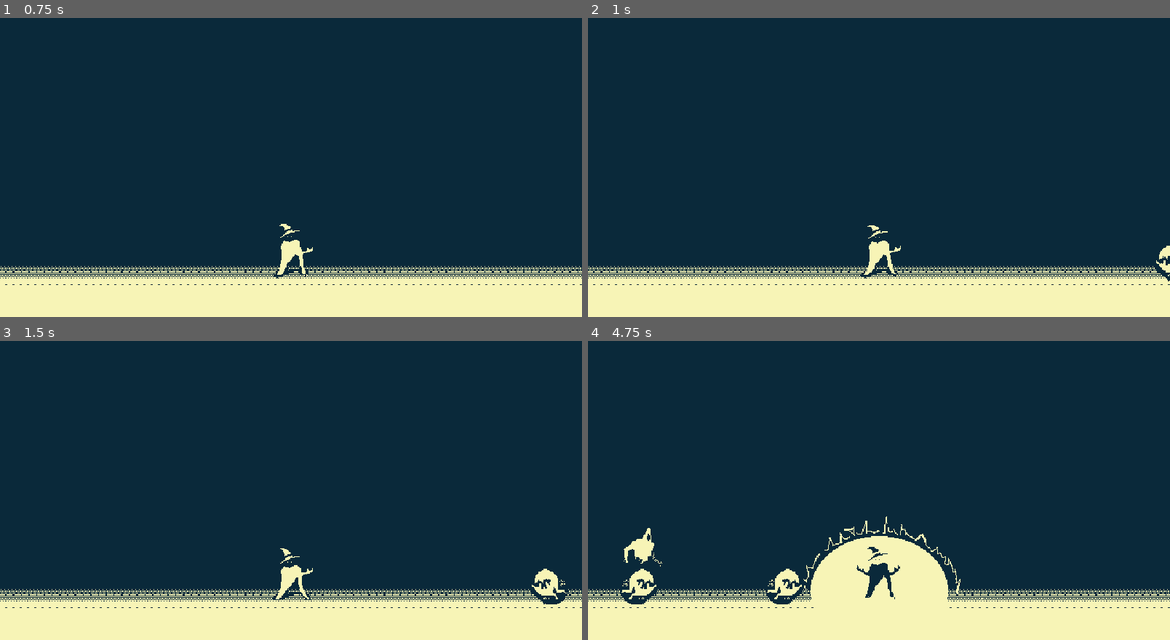
Above: before the commit, frames 1-4 (two rows, left to right).
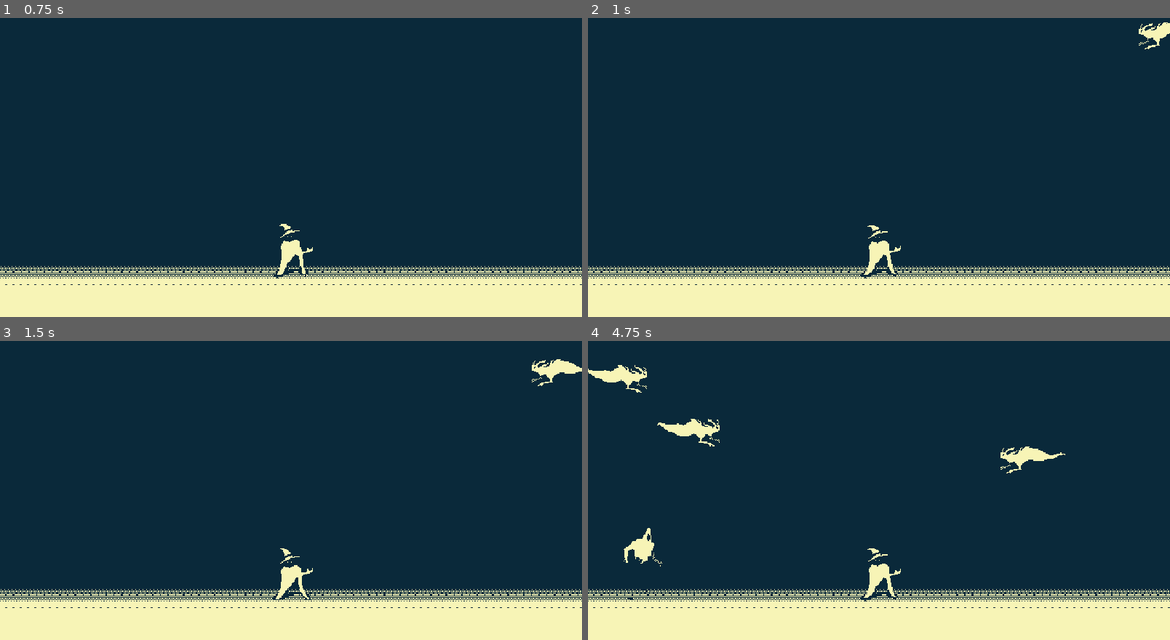
Above: after the commit, the same moments.

Repository: napstyy/shock
Game: Godot game, scene res://scenes/test.tscn
The game is run twice, just before and just after one commit, with the same random seed, the same clock (stepped at 60 frames per second) and the same inputs. The project has no main scene, so this scene is started directly.
Inputs:
- Up to frame 1 (0.75 s): tap Enter at 0.5 s; tap 1 (Attack1) at 0.6 s
- Up to frame 2 (1 s): no input
- Up to frame 3 (1.5 s): tap 2 (Attack2) at 1.35 s
- Up to frame 4 (4.75 s): tap 1 (Attack1) at 2.1, 3.6 s; tap 2 (Attack2) at 2.85, 4.35 s

Frame 1 is identical in both runs. In frame 2, 0.3% of the frame differs, in the area x 94-100%, y 1-89%; in frame 3, 0.7%; in frame 4, 5.7%, in the area x 0-82%, y 8-90%.

Commit message:
flying enemy

Diff:
--- /dev/null
+++ b/prefabs/enemies/geist.tscn
@@ -0,0 +1,126 @@
+[gd_scene format=3 uid="uid://c5g03on8c8d7l"]
+
+[ext_resource type="Texture2D" uid="uid://drle2j3wwdxbw" path="res://assets/Monster3ATTACK.png" id="1_3qxr0"]
+[ext_resource type="Script" uid="uid://crqr7ps8ymb2c" path="res://scripts/enemy/geist.gd" id="1_mrlc4"]
+[ext_resource type="Texture2D" uid="uid://ycefrcf1mc2b" path="res://assets/Monster3MOVE.png" id="2_mrlc4"]
+
+[sub_resource type="AtlasTexture" id="AtlasTexture_3qxr0"]
+atlas = ExtResource("1_3qxr0")
+region = Rect2(0, 0, 197, 142)
+
+[sub_resource type="AtlasTexture" id="AtlasTexture_mrlc4"]
+atlas = ExtResource("1_3qxr0")
+region = Rect2(197, 0, 197, 142)
+
+[sub_resource type="AtlasTexture" id="AtlasTexture_f2oln"]
+atlas = ExtResource("1_3qxr0")
+region = Rect2(394, 0, 197, 142)
+
+[sub_resource type="AtlasTexture" id="AtlasTexture_pda4q"]
+atlas = ExtResource("1_3qxr0")
+region = Rect2(591, 0, 197, 142)
+
+[sub_resource type="AtlasTexture" id="AtlasTexture_mu5a0"]
+atlas = ExtResource("1_3qxr0")
+region = Rect2(788, 0, 197, 142)
+
+[sub_resource type="AtlasTexture" id="AtlasTexture_4660s"]
+atlas = ExtResource("2_mrlc4")
+region = Rect2(0, 0, 197, 142)
+
+[sub_resource type="AtlasTexture" id="AtlasTexture_gfx5o"]
+atlas = ExtResource("2_mrlc4")
+region = Rect2(197, 0, 197, 142)
+
+[sub_resource type="AtlasTexture" id="AtlasTexture_aat1t"]
+atlas = ExtResource("2_mrlc4")
+region = Rect2(394, 0, 197, 142)
+
+[sub_resource type="AtlasTexture" id="AtlasTexture_l8so4"]
+atlas = ExtResource("2_mrlc4")
+region = Rect2(591, 0, 197, 142)
+
+[sub_resource type="AtlasTexture" id="AtlasTexture_bf6is"]
+atlas = ExtResource("2_mrlc4")
+region = Rect2(788, 0, 197, 142)
+
+[sub_resource type="AtlasTexture" id="AtlasTexture_7wmdw"]
+atlas = ExtResource("2_mrlc4")
+region = Rect2(985, 0, 197, 142)
+
+[sub_resource type="AtlasTexture" id="AtlasTexture_ych6l"]
+atlas = ExtResource("2_mrlc4")
+region = Rect2(1182, 0, 197, 142)
+
+[sub_resource type="AtlasTexture" id="AtlasTexture_pg0is"]
+atlas = ExtResource("2_mrlc4")
+region = Rect2(1379, 0, 197, 142)
+
+[sub_resource type="SpriteFrames" id="SpriteFrames_0k3jy"]
+animations = [{
+"frames": [{
+"duration": 1.0,
+"texture": SubResource("AtlasTexture_3qxr0")
+}, {
+"duration": 1.0,
+"texture": SubResource("AtlasTexture_mrlc4")
+}, {
+"duration": 1.0,
+"texture": SubResource("AtlasTexture_f2oln")
+}, {
+"duration": 1.0,
+"texture": SubResource("AtlasTexture_pda4q")
+}, {
+"duration": 1.0,
+"texture": SubResource("AtlasTexture_mu5a0")
+}],
+"loop": true,
+"name": &"attack",
+"speed": 5.0
+}, {
+"frames": [{
+"duration": 1.0,
+"texture": SubResource("AtlasTexture_4660s")
+}, {
+"duration": 1.0,
+"texture": SubResource("AtlasTexture_gfx5o")
+}, {
+"duration": 1.0,
+"texture": SubResource("AtlasTexture_aat1t")
+}, {
+"duration": 1.0,
+"texture": SubResource("AtlasTexture_l8so4")
+}, {
+"duration": 1.0,
+"texture": SubResource("AtlasTexture_bf6is")
+}, {
+"duration": 1.0,
+"texture": SubResource("AtlasTexture_7wmdw")
+}, {
+"duration": 1.0,
+"texture": SubResource("AtlasTexture_ych6l")
+}, {
+"duration": 1.0,
+"texture": SubResource("AtlasTexture_pg0is")
+}],
+"loop": true,
+"name": &"walk",
+"speed": 5.0
+}]
+
+[sub_resource type="RectangleShape2D" id="RectangleShape2D_3qxr0"]
+size = Vector2(77, 31)
+
+[node name="Node2D" type="CharacterBody2D" unique_id=1473269690]
+collision_layer = 2
+script = ExtResource("1_mrlc4")
+
+[node name="AnimatedSprite2D" type="AnimatedSprite2D" parent="." unique_id=54412929]
+position = Vector2(0, 16)
+sprite_frames = SubResource("SpriteFrames_0k3jy")
+animation = &"walk"
+frame_progress = 0.13560876
+
+[node name="CollisionShape2D" type="CollisionShape2D" parent="." unique_id=1750706472]
+position = Vector2(-2.5, 0.5)
+shape = SubResource("RectangleShape2D_3qxr0")
--- a/scenes/test.tscn
+++ b/scenes/test.tscn
@@ -2,18 +2,18 @@
 
 [ext_resource type="Texture2D" uid="uid://b7aj0qlh3gea6" path="res://assets/BGSHOCK.png" id="1_errlg"]
 [ext_resource type="Script" uid="uid://ds7ipm0r0rs28" path="res://scripts/enemy/wave.gd" id="2_at5dv"]
-[ext_resource type="PackedScene" uid="uid://b82yrmhbxwhu3" path="res://prefabs/enemies/ghost.tscn" id="2_bl13t"]
 [ext_resource type="PackedScene" uid="uid://c6m1sf4ew33xc" path="res://prefabs/enemies/wraith.tscn" id="3_74lek"]
 [ext_resource type="PackedScene" uid="uid://xtsbcs12gqpw" path="res://prefabs/enemies/spawner.tscn" id="3_iyx0m"]
 [ext_resource type="Script" uid="uid://bdlrie3xqxcv1" path="res://scripts/enemy/enemy_count.gd" id="3_jcd4p"]
 [ext_resource type="PackedScene" uid="uid://d2j2dagcw53r2" path="res://prefabs/player.tscn" id="5_j5jx5"]
+[ext_resource type="PackedScene" uid="uid://c5g03on8c8d7l" path="res://prefabs/enemies/geist.tscn" id="6_at5dv"]
 
 [sub_resource type="WorldBoundaryShape2D" id="WorldBoundaryShape2D_errlg"]
 distance = -15.0
 
 [sub_resource type="Resource" id="Resource_aqx5k"]
 script = ExtResource("3_jcd4p")
-scene = ExtResource("2_bl13t")
+scene = ExtResource("6_at5dv")
 metadata/_custom_type_script = "uid://bdlrie3xqxcv1"
 
 [sub_resource type="Resource" id="Resource_sb33p"]
--- /dev/null
+++ b/scripts/enemy/geist.gd
@@ -0,0 +1,20 @@
+class_name Geist
+extends Enemy
+
+@export var spawn_from_air: bool = true
+
+func _ready() -> void:
+	super()
+	hp = 10
+	speed = 50
+	damage = 1
+
+func move(target_pos: Vector2) -> void:
+	var direction = (target_pos - global_position).normalized()
+	velocity = direction * speed
+	move_and_slide()
+
+
+func _physics_process(delta: float) -> void:
+	move(player.global_position)
+	$AnimatedSprite2D.play("walk")
--- a/scripts/enemy/ghost.gd
+++ b/scripts/enemy/ghost.gd
@@ -1,5 +1,7 @@
 class_name Ghost
 extends Enemy
+
+@export var spawn_from_air: bool = false
 
 func _physics_process(delta: float) -> void:
 	move(player.global_position)
--- a/scripts/enemy/spawner.gd
+++ b/scripts/enemy/spawner.gd
@@ -30,7 +30,14 @@
 		return #finishes spawning everything then goes to next wave
 	var enemy = spawn_queue.pop_back().instantiate() #spawns
 	var side = [-1, 1].pick_random()
-	enemy.global_position = Vector2(320 + side * 320, 300)
+
+	if enemy.spawn_from_air:
+		# airspawn
+		enemy.global_position = Vector2(320 + side * 320, 50)
+	else:
+		# groudnspawn
+		enemy.global_position = Vector2(320 + side * 320, 300)
+
 	add_child(enemy)
 
 func _on_timer_timeout() -> void:
--- a/scripts/enemy/wraith.gd
+++ b/scripts/enemy/wraith.gd
@@ -1,5 +1,7 @@
 class_name Wraith
 extends Enemy
+
+@export var spawn_from_air: bool = false
 
 func _ready() -> void:
 	super()
Binary file added: assets/Monster3ATTACK.png
Not shown, added: assets/Monster3ATTACK.png.import
Binary file added: assets/Monster3MOVE.png
Not shown, added: assets/Monster3MOVE.png.import
Not shown, added: scripts/enemy/geist.gd.uid
